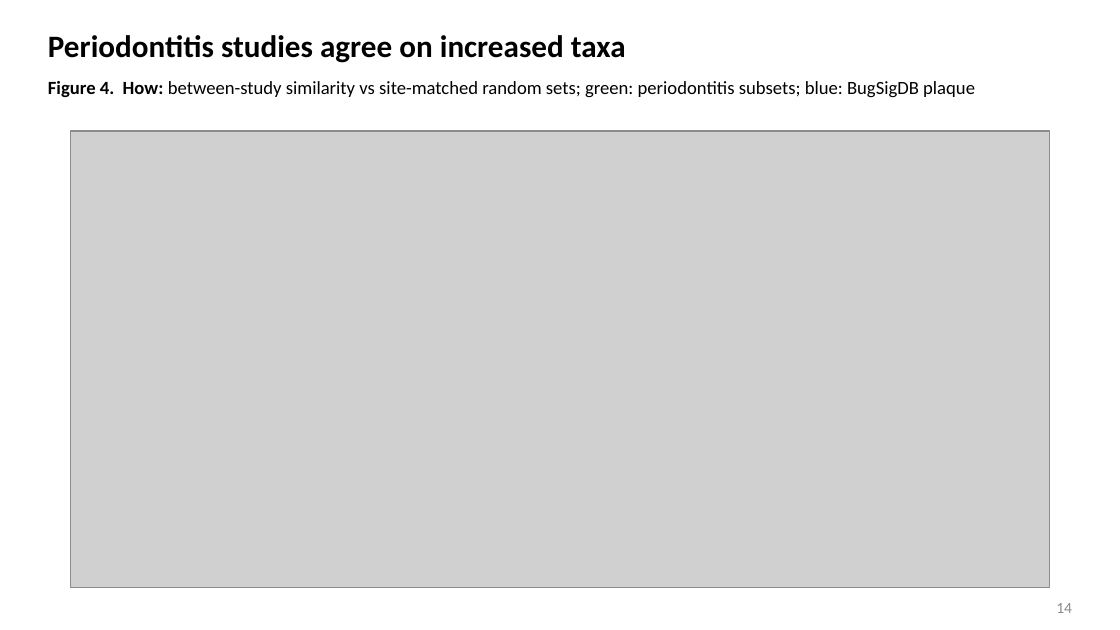
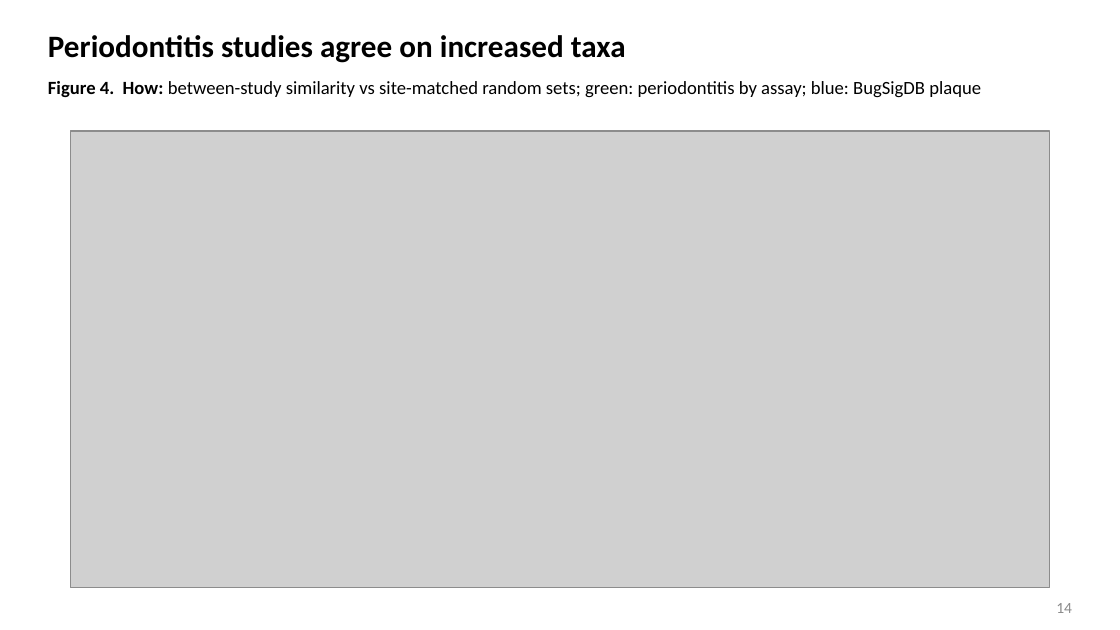
Before and after one commit to ccb-hms/perio-bugs, a slide deck: slide 14 of reports/metadata_options/periosigdb_figures.pptx. Drawn at 1120x630 pixels with LibreOffice and Linux fonts; fonts in the diff are those of the drawing; grey boxes stand for pictures. Boxes give left, top, right and bottom in pixels: in the first picture for what was removed or moved away, otherwise in the second. Text is boxed around its words. In the diff, an @@ line names an element or a change of style, - is before the commit and + after.

```diff
--- a/reports/metadata_options/periosigdb_figures.pptx
+++ b/reports/metadata_options/periosigdb_figures.pptx
@@ text at <box>48,81,981,98</box>: text changed @@
-Figure 4. How: between-study similarity vs site-matched random sets; green: periodontitis subsets; blue: BugSigDB plaque
+Figure 4. How: between-study similarity vs site-matched random sets; green: periodontitis by assay; blue: BugSigDB plaque
```
Also in this commit, not shown: 12 other slides changed, 16 other files.
